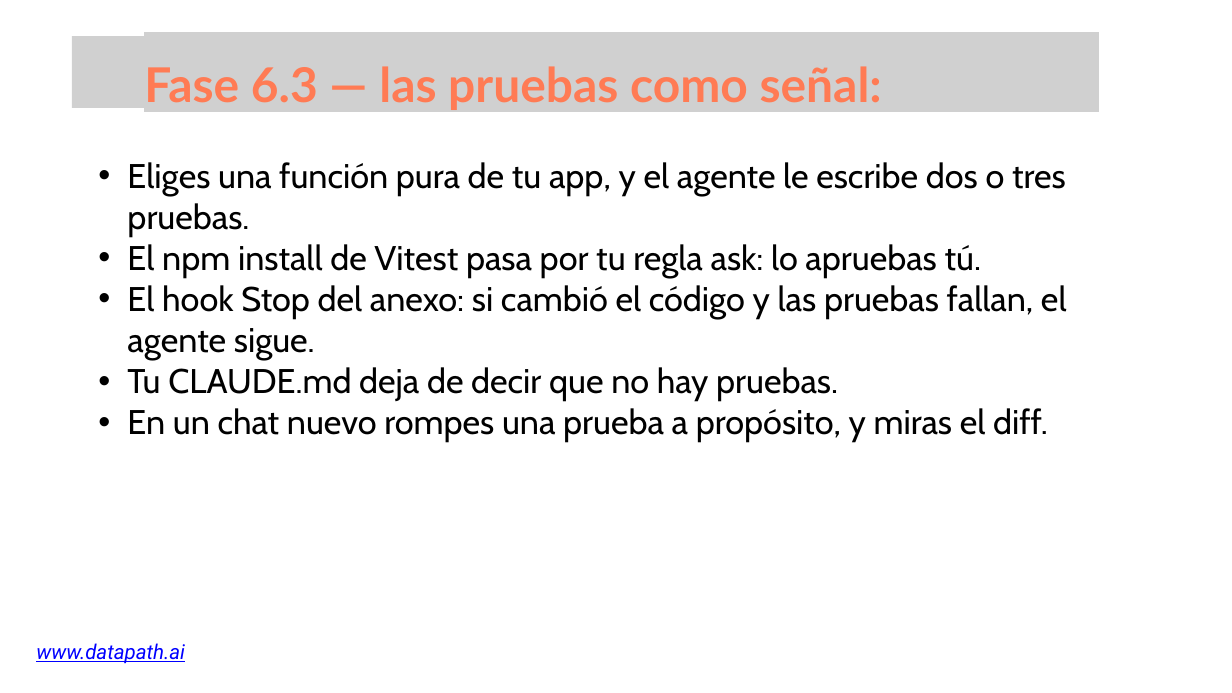
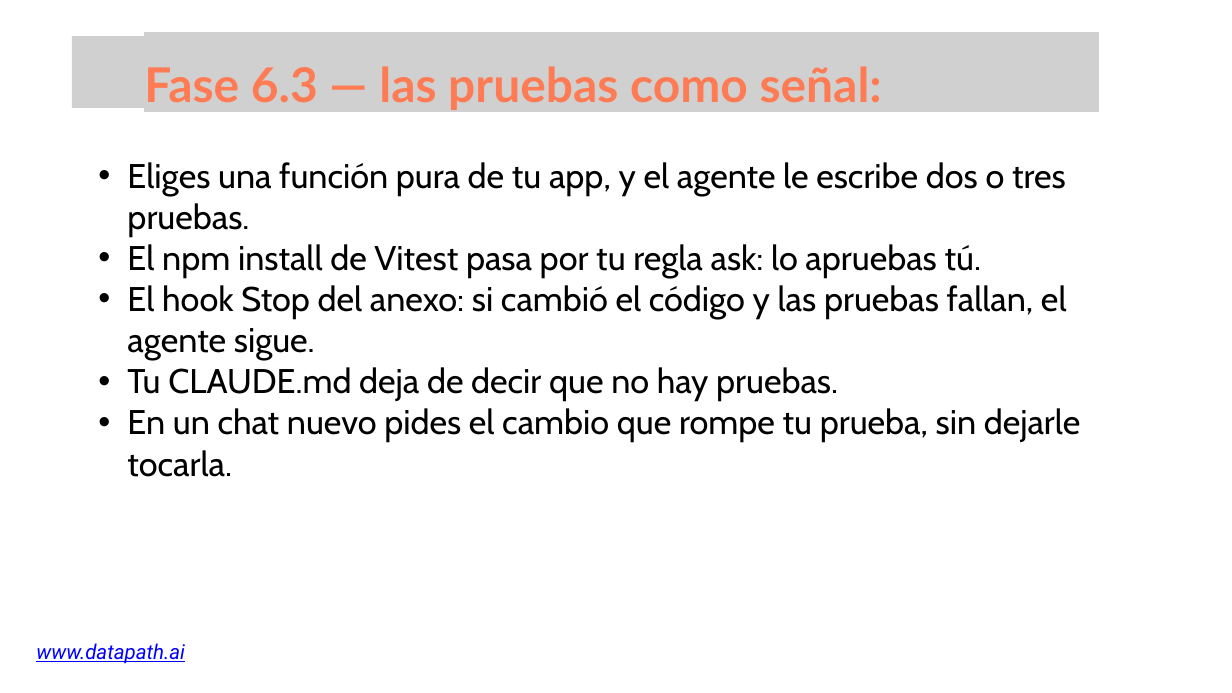
Before and after one commit to growlearnjo/merc_tech, a slide deck: slide 33 of doc_sesions/sesion6/Ed5_sesion6.pptx. Drawn at 1232x693 pixels with LibreOffice and Linux fonts; fonts in the diff are those of the drawing; grey boxes stand for pictures. Boxes give left, top, right and bottom in pixels: in the first picture for what was removed or moved away, otherwise in the second. Text is boxed around its words. In the diff, an @@ line names an element or a change of style, - is before the commit and + after.

```diff
--- a/doc_sesions/sesion6/Ed5_sesion6.pptx
+++ b/doc_sesions/sesion6/Ed5_sesion6.pptx
@@ text at (127,408,1080,477): text changed @@
-  • En un chat nuevo rompes una prueba a propósito, y miras el diff.
+  • En un chat nuevo pides el cambio que rompe tu prueba, sin dejarle tocarla.
```
Also in this commit, not shown: 4 other slides changed, 3 other files.
